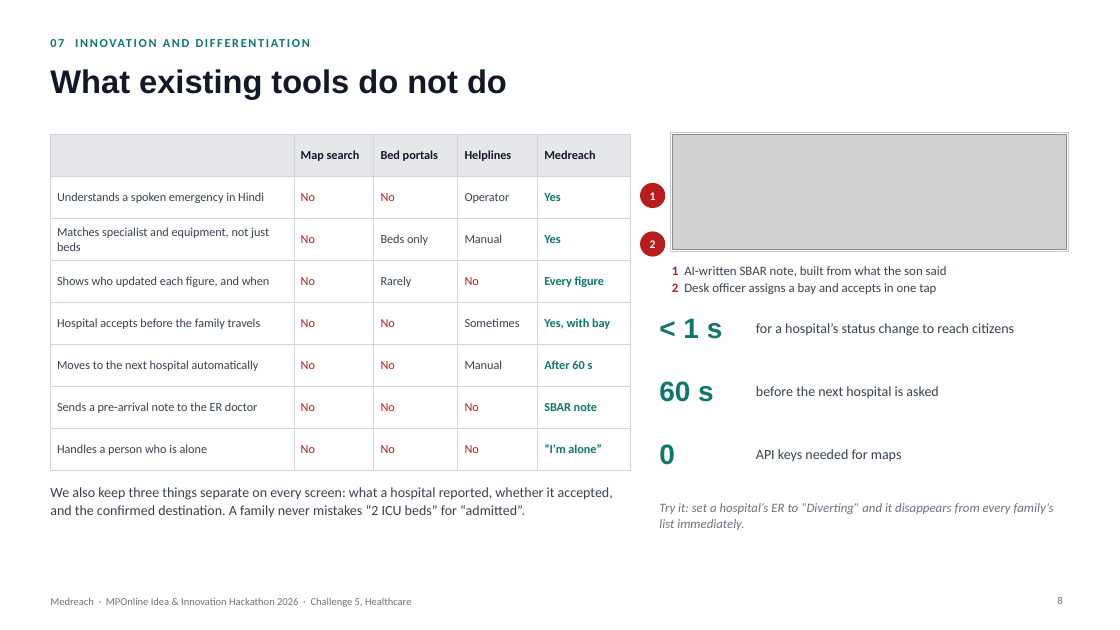
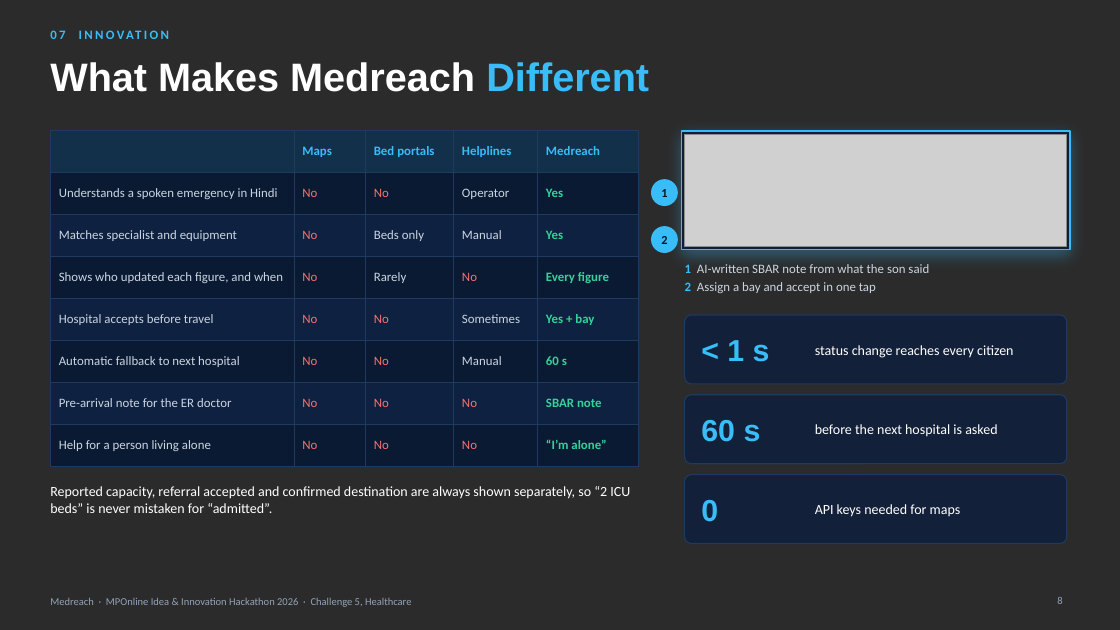
Before and after one commit to prakharporwal518-collab/Medreach, a slide deck: slide 8 of public/downloads/Medreach-Presentation-Final.pptx. Drawn at 1120x630 pixels with LibreOffice and Linux fonts; fonts in the diff are those of the drawing; grey boxes stand for pictures; background and template pictures are left out; a plain dark background stands for a picture behind light text. Boxes give left, top, right and bottom in pixels: in the first picture for what was removed or moved away, otherwise in the second. Text is boxed around its words. In the diff, an @@ line names an element or a change of style, - is before the commit and + after.

```diff
--- a/public/downloads/Medreach-Presentation-Final.pptx
+++ b/public/downloads/Medreach-Presentation-Final.pptx
@@ background #FFFFFF to picture (left out) @@
@@ text at <box>50,30,65,39</box>: text changed; size 10.5 to 11 pt; text colour #0F766E to #38BDF8 @@
-07 INNOVATION AND DIFFERENTIATION
+07 INNOVATION
@@ title at <box>50,62,649,92</box>: text changed; size 28 to 34 pt; text colour #111827 to #FFFFFF @@
-What existing tools do not do
+What Makes Medreach Different
@@ table at <box>50,130,639,455</box> @@
-row 1, column 2: Map search
+row 1, column 2: Maps
-row 3, column 1: Matches specialist and equipment, not just beds
+row 3, column 1: Matches specialist and equipment
-row 5, column 1: Hospital accepts before the family travels
+row 5, column 1: Hospital accepts before travel
-row 5, column 5: Yes, with bay
+row 5, column 5: Yes + bay
-row 6, column 1: Moves to the next hospital automatically
+row 6, column 1: Automatic fallback to next hospital
-row 6, column 5: After 60 s
+row 6, column 5: 60 s
-row 7, column 1: Sends a pre-arrival note to the ER doctor
+row 7, column 1: Pre-arrival note for the ER doctor
-row 8, column 1: Handles a person who is alone
+row 8, column 1: Help for a person living alone
@@ fill #E5E7EB to #12304A in row 1 @@
@@ fill #FFFFFF to #0B1A33 in 20 cells @@
@@ fill #FFFFFF to #0E2140 in 15 cells @@
@@ size 10.5 to 11 pt in "Bed portals", "Helplines", "Medreach", "Understands a spoken emergency in Hindi" and 27 more places @@
@@ text colour #111827 to #38BDF8 in "Bed portals", "Helplines", "Medreach" @@
@@ text colour #374151 to #CBD5E1 in "Understands a spoken emergency in Hindi", "Operator", "Beds only", "Manual" and 4 more places @@
@@ text colour #B91C1C to #F87171 in "No", "No", "No", "No" and 11 more places @@
@@ text colour #0F766E to #34D399 in "Yes", "Yes", "Every figure", "SBAR note" and 1 more places @@
@@ borders changed @@
@@ table: place and size @@
-table at <box>50,134,630,459</box>
+table at <box>50,130,639,455</box>
@@ rectangle: place and size @@
-rectangle at <box>670,133,1069,252</box>
+rectangle at <box>681,131,1070,250</box>
@@ rectangle at <box>681,131,1070,250</box>: fill #FFFFFF to #0E1F3D; outline #C7CDD6 0.75 pt to #38BDF8 1 pt; shadow on @@
@@ picture: place and size @@
-picture at <box>672,134,1067,250</box>
+picture at <box>685,134,1067,246</box>
@@ ellipse "1": place and size @@
-ellipse "1" at <box>640,183,665,208</box>
+ellipse "1" at <box>651,179,678,206</box>
@@ ellipse "1" at <box>651,179,678,206</box>: size 10 to 10.5 pt, text colour #FFFFFF to #07122A; fill #B91C1C to #38BDF8 @@
@@ ellipse "2": place and size @@
-ellipse "2" at <box>640,232,665,257</box>
+ellipse "2" at <box>651,226,678,253</box>
@@ ellipse "2" at <box>651,226,678,253</box>: size 10 to 10.5 pt, text colour #FFFFFF to #07122A; fill #B91C1C to #38BDF8 @@
@@ text at <box>685,264,929,293</box>: text changed; text colour #374151 to #CBD5E1 @@
-1 AI-written SBAR note, built from what the son said
-2 Desk officer assigns a bay and accepts in one tap
+1 AI-written SBAR note from what the son said
+2 Assign a bay and accept in one tap
@@ rounded rectangle added at <box>685,315,1067,384</box>, fill #0E1F3D at 85% opacity, outline #1E3A5F 1 pt @@
@@ text "< 1 s": place and size @@
-text "< 1 s" at <box>683,318,723,339</box>
+text "< 1 s" at <box>727,340,770,362</box>
@@ text removed at <box>756,323,1014,336</box> @@
-for a hospital’s status change to reach citizens
@@ text added at <box>815,345,1013,358</box>, 12 pt, text #FFFFFF @@
+status change reaches every citizen
@@ rounded rectangle added at <box>685,395,1067,464</box>, fill #0E1F3D at 85% opacity, outline #1E3A5F 1 pt @@
@@ text "60 s": place and size @@
-text "60 s" at <box>659,381,714,402</box>
+text "60 s" at <box>701,420,761,442</box>
@@ text "before the next hospital is ...": place and size @@
-text "before the next hospital is ..." at <box>756,386,938,398</box>
+text "before the next hospital is ..." at <box>815,424,997,437</box>
@@ text "before the next hospital is ..." at <box>815,424,997,437</box>: text colour #374151 to #FFFFFF @@
@@ rounded rectangle added at <box>685,475,1067,544</box>, fill #0E1F3D at 85% opacity, outline #1E3A5F 1 pt @@
@@ size 24 to 26 pt, text colour #0F766E to #38BDF8 in 3 elements at <box>727,340,770,362</box>, <box>701,420,761,442</box>, <box>701,500,718,522</box> @@
@@ text "0": place and size @@
-text "0" at <box>659,444,675,465</box>
+text "0" at <box>701,500,718,522</box>
@@ text "API keys needed for maps" at <box>815,504,961,517</box>: text colour #374151 to #FFFFFF @@
@@ text "API keys needed for maps": place and size @@
-text "API keys needed for maps" at <box>756,449,902,462</box>
+text "API keys needed for maps" at <box>815,504,961,517</box>
@@ text at <box>50,486,630,513</box>: text changed; text colour #374151 to #FFFFFF @@
-We also keep three things separate on every screen: what a hospital reported, whether it accepted, and the confirmed destination. A family never mistakes “2 ICU beds” for “admitted”.
+Reported capacity, referral accepted and confirmed destination are always shown separately, so “2 ICU beds” is never mistaken for “admitted”.
@@ text removed at <box>659,503,1054,530</box> @@
-Try it: set a hospital’s ER to “Diverting” and it disappears from every family’s list immediately.
@@ text "Medreach · MPOnline Idea & ..." at <box>50,598,411,607</box>: text colour #6B7280 to #94A3B8 @@
@@ page number at <box>1057,597,1062,604</box>: text colour #6B7280 to #94A3B8 @@
```
Also in this commit, not shown: 9 other slides changed, 3 other files.
